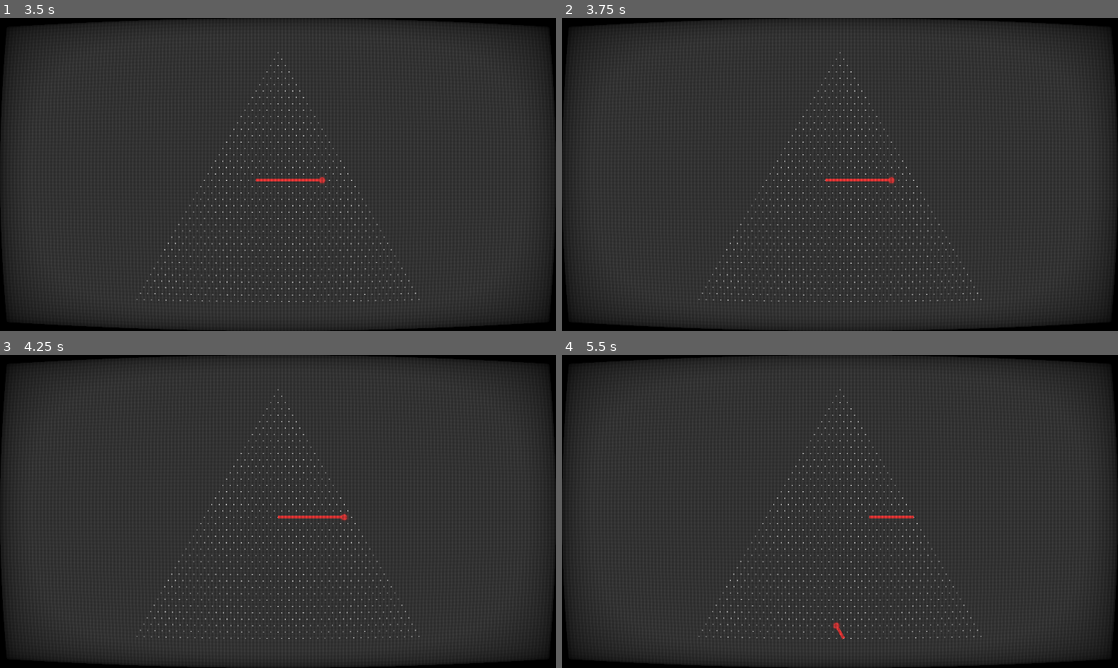
Above: before the commit, frames 1-4 (two rows, left to right).
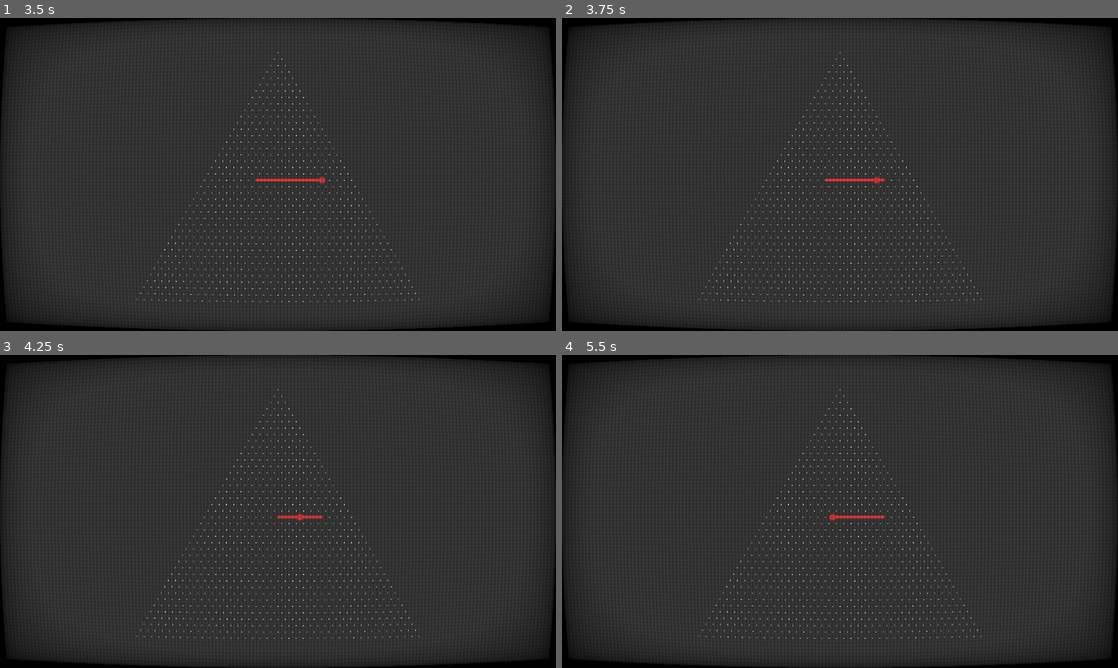
Above: after the commit, the same moments.

Repository: notapixelstudio/kaleidosnake
Game: Godot game, scene res://World.tscn
The game is run twice, just before and just after one commit, with the same random seed, the same clock (stepped at 60 frames per second) and the same inputs.
Inputs:
- Up to frame 1 (3.5 s): tap Enter at 0.5, 2 s; hold Right (ui_right) 0.53-1.28 s; tap Space at 1.25, 2.75 s; hold Down (ui_down) 1.28-2.03 s; hold Right (ui_right) 2.03-2.78 s; hold Up (ui_up) from 2.78 s (still down)
- Up to frame 2 (3.75 s): tap Enter at 3.5 s; release Up (ui_up) at 3.53 s; hold Left (ui_left) from 3.53 s (still down)
- Up to frame 3 (4.25 s): keep holding Left (ui_left)
- Up to frame 4 (5.5 s): tap Space at 4.25 s; release Left (ui_left) at 5.03 s; hold Down (ui_down) from 5.03 s (still down)

Frame 1 is identical in both runs. In frame 2, less than 0.1% of the frame differs, in the area x 56-60%, y 50-54%; in frame 3, less than 0.1%; in frame 4, 0.2%, in the area x 48-64%, y 50-91%.

Commit message:
brought back the control scheme

Diff:
--- a/Snake.gd
+++ b/Snake.gd
@@ -18,18 +18,26 @@
 ]
 
 func _input(event):
-	if Input.is_action_pressed("ui_up") and Input.is_action_pressed("ui_right") and not dir==2:
-		dir = 5
-	elif Input.is_action_pressed("ui_down") and Input.is_action_pressed("ui_left") and not dir==5:
-		dir = 2
-	elif Input.is_action_pressed("ui_up") and Input.is_action_pressed("ui_left") and not dir==1:
-		dir = 4
-	elif Input.is_action_pressed("ui_down") and Input.is_action_pressed("ui_right") and not dir==4:
-		dir = 1
-	elif Input.is_action_pressed("ui_left") and not dir==0:
-		dir = 3
-	elif Input.is_action_pressed("ui_right") and not dir == 3:
-		dir = 0
+	if Input.is_action_pressed("ui_right") and not(Input.is_action_pressed("ui_left")):
+		if Input.is_action_pressed("ui_up"):
+			print('Up Right')
+			dir = 5
+		elif Input.is_action_pressed("ui_down"):
+			print('Down Right')
+			dir = 1
+		else:
+			print('Right')
+			dir = 0
+	elif not(Input.is_action_pressed("ui_right")) and Input.is_action_pressed("ui_left"):
+		if Input.is_action_pressed("ui_up"):
+			print('Up Left')
+			dir = 4
+		elif Input.is_action_pressed("ui_down"):
+			print('Down Left')
+			dir = 2
+		else:
+			print('Left')
+			dir = 3
 
 func rotate_direction():
 	dir = (dir + 4) % len(directions)
